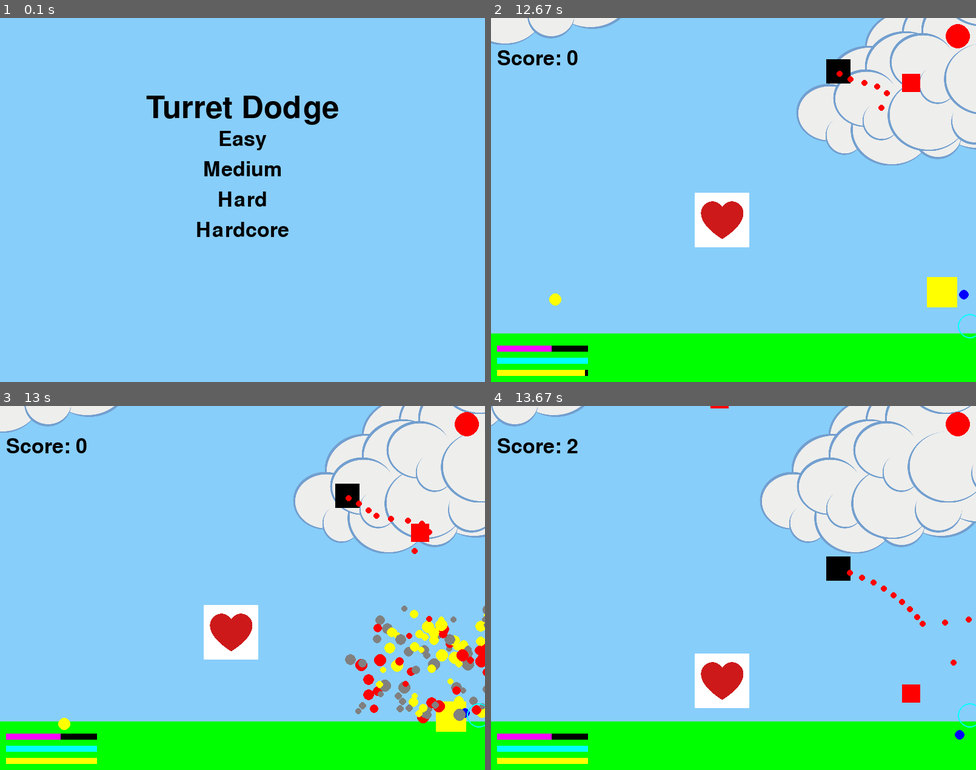
Above: before the commit, frames 1-4 (two rows, left to right).
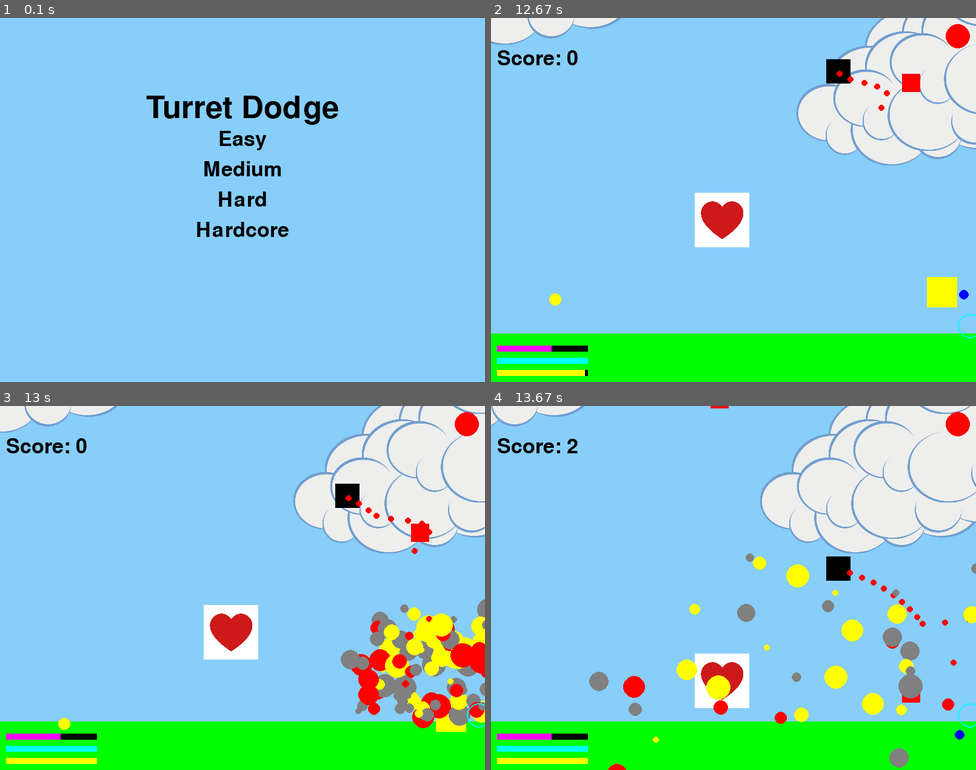
Above: after the commit, the same moments.

Repository: Varun-Chinthoju/LearningPython
Game: pygame game, started from pygame_Learning/turret_dodge.py
The game is run twice, just before and just after one commit, with the same random seed, the same clock (stepped at 60 frames per second) and the same inputs.
Inputs:
- Up to frame 1 (0.1 s): no input
- Up to frame 2 (12.67 s): click "Medium" at 0.38 s; hold Right 0.67-1.3 s; hold Left 1.33-1.8 s; hold Right 1.83-2.3 s; tap Space at 1.9, 2.2, 2.4, 2.7, 2.9, 3.2, 3.47, 3.77, 3.9, 4.2, 4.57, 4.87, 5.07, 5.37, 5.57, 5.87, 6.07, 6.37, 6.63, 6.93, 7.07, 7.37, 7.73, 8.03, 8.23, 8.53, 8.73, 9.03, 9.23, 9.53, 9.8, 10.1, 10.23, 10.53, 10.9, 11.2, 11.4, 11.7, 11.9, 12.2, 12.4 s; hold Right 2.33-2.8 s; tap J at 2.48, 3.98, 5.65, 7.15, 8.82, 10.32, 11.98 s; hold Left 2.83-3.37 s; tap S at 2.98, 4.65, 6.15, 7.82, 9.32, 10.98, 12.48 s; hold Left 3.4-3.8 s; hold Right 3.83-4.47 s; hold Left 4.5-4.97 s; hold Right 5-5.47 s; hold Right 5.5-5.97 s; hold Left 6-6.53 s; hold Left 6.57-6.97 s; hold Right 7-7.63 s; hold Left 7.67-8.13 s; hold Right 8.17-8.63 s; hold Right 8.67-9.13 s; hold Left 9.17-9.7 s; hold Left 9.73-10.13 s; hold Right 10.17-10.8 s; hold Left 10.83-11.3 s; hold Right 11.33-11.8 s; hold Right 11.83-12.3 s; hold Left from 12.33 s (still down)
- Up to frame 3 (13 s): tap Space at 12.7 s; release Left at 12.87 s
- Up to frame 4 (13.67 s): no input

Frames 1-2 are identical in both runs. In frame 3, 3.7% of the frame differs, in the area x 70-100%, y 53-89%; in frame 4, 3.8%, in the area x 20-100%, y 40-100%.

Commit message:
explosion

Diff:
--- a/pygame_Learning/turret_dodge.py
+++ b/pygame_Learning/turret_dodge.py
@@ -446,8 +446,8 @@
                     particle_color = yellow
                 elif rand_color == 3:
                     particle_color = red
-                particle_size = random.randint(5, 10)
-                particle_lifetime = random.randint(30, 50)
+                particle_size = random.randint(5, 20)
+                particle_lifetime = random.randint(30, 100)
                 x_vel = random.randint(-10, 10)
                 y_vel = random.randint(-10, -2)
 
